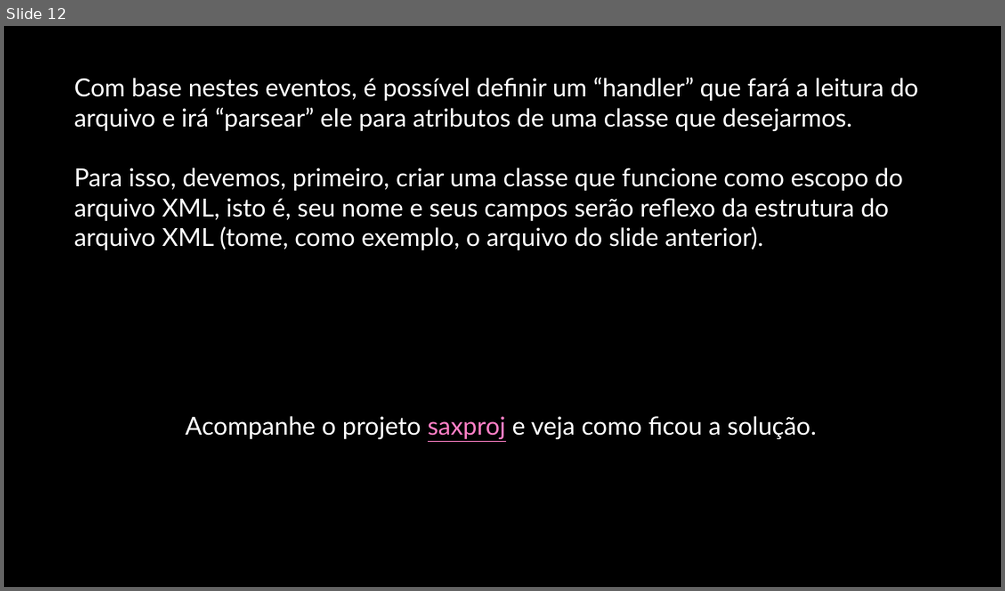
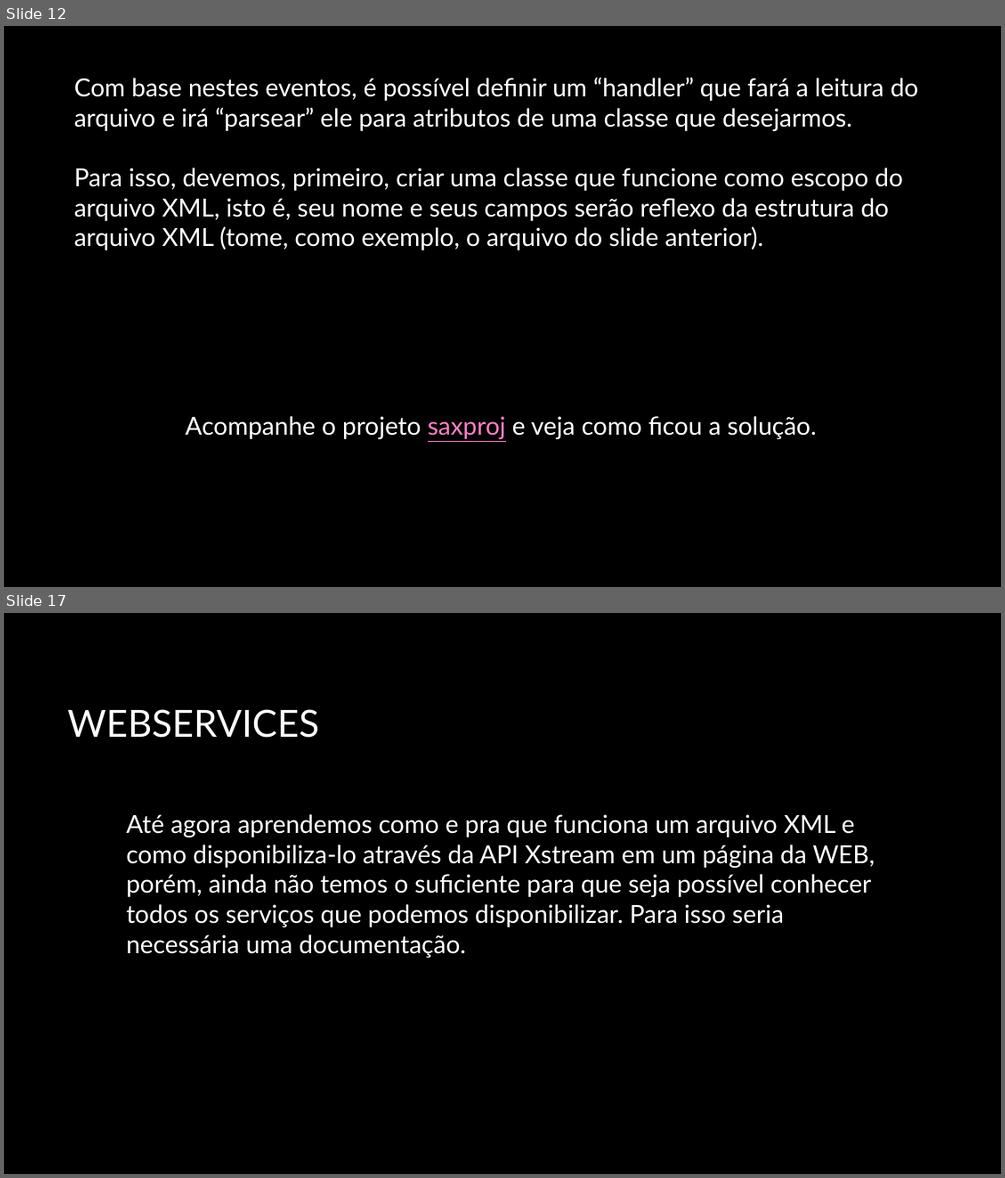
Before and after one commit to professordouglasfilho/aulasetutoriais, a slide deck: aulas/modulo4/Módulo 4 - Webservices.pptx. Shown one above the other, each under a label of ours: slide 12 before the commit, slides 12 and 17 after it; the slides between them are not shown. The pictures are 1005x591 and 1005x1178 pixels, drawn with LibreOffice and Linux fonts; fonts in the diff are those of the drawing; background and template pictures are left out. Boxes give left, top, right and bottom in pixels: in the first picture for what was removed or moved away, otherwise in the second. Text is boxed around its words. In the diff, an @@ line names an element or a change of style, - is before the commit and + after.

```diff
--- a/aulas/modulo4/Módulo 4 - Webservices.pptx
+++ b/aulas/modulo4/Módulo 4 - Webservices.pptx
@@ slide 17 added at box(4, 613, 1001, 1174), background picture (left out) @@
@@ title added at box(67, 709, 319, 738), 36 pt, text #FFFFFF @@
+WEBSERVICES
@@ text added at box(126, 814, 875, 957), 24 pt, text #FFFFFF @@
+Até agora aprendemos como e pra que funciona um arquivo XML e como disponibiliza-lo através da API Xstream em um página da WEB, porém, ainda não temos o suficiente para que seja possível conhecer todos os serviços que podemos disponibilizar. Para isso seria necessária uma documentação.
```
Also in this commit, not shown: 2 slides changed, 10 other slides added, 19 other files.
